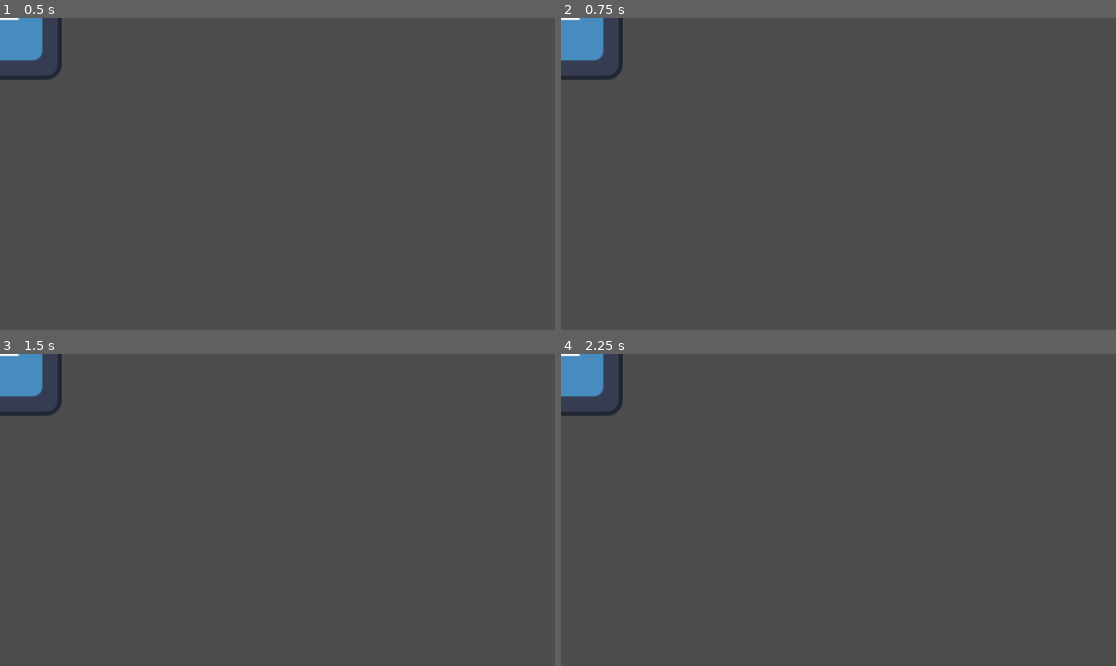
Above: before the commit, frames 1-4 (two rows, left to right).
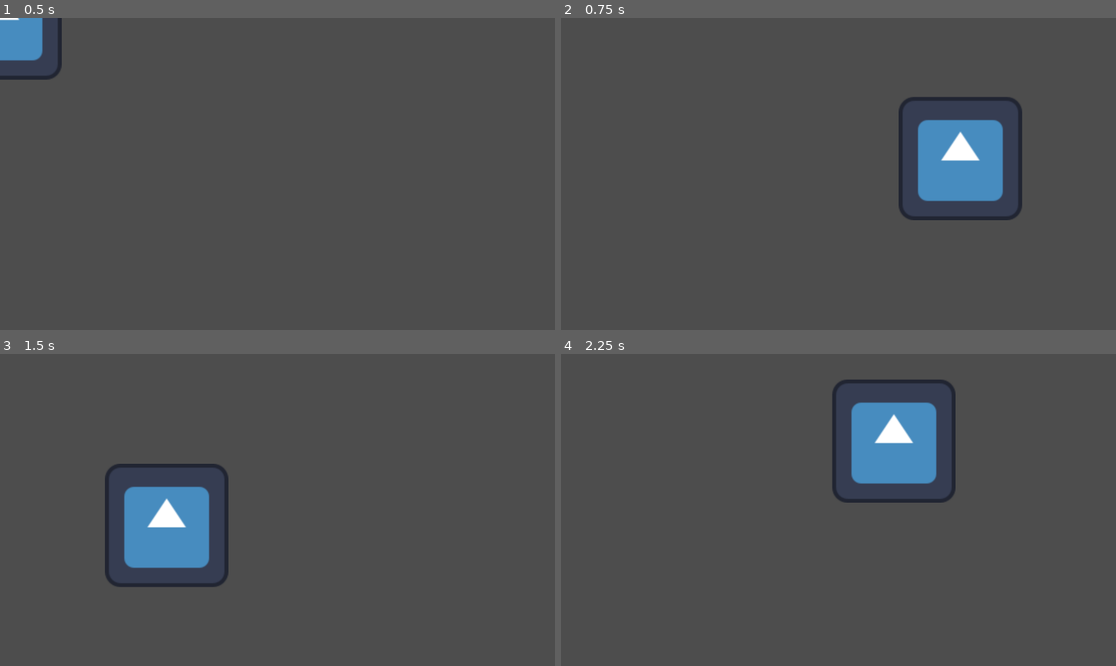
Above: after the commit, the same moments.

Repository: ElectricMolasses/PSGameJam
Game: Godot game, scene res://Weapons/PongWeapon/pong_weapon_test.tscn
Same seed, same stepped clock (60 frames per second), same inputs: the game is played once before the commit and once after it. This scene is started directly instead of the project's main scene. The engine's default icon, where the game draws it, is replaced by a stand-in: a white triangle on a blue panel in a dark square.
Inputs (mouse positions are in pixels of both pictures, inside the frame that each line leads up to):
- Up to frame 1 (0.5 s): no input
- Up to frame 2 (0.75 s): tap Enter at 0.5 s; move the mouse to (960, 158) at 0.52 s
- Up to frame 3 (1.5 s): tap Space at 1.25 s; move the mouse to (166, 525) at 1.27 s
- Up to frame 4 (2.25 s): tap Enter at 2 s; move the mouse to (894, 441) at 2.02 s

Frame 1 is identical in both runs. In frame 2, 6.6% of the frame differs, in the area x 0-84%, y 0-65%; in frame 3, 6.6%; in frame 4, 6.5%.

Commit message:
The book is now able to align with a chase node, currently just exists in its space.

Diff:
--- a/State/state.gd
+++ b/State/state.gd
@@ -1,5 +1,8 @@
 class_name State extends Node
 
+
+func new() -> State:
+	return self
 
 ##	State based input management. Accept all actions and handle the
 ##   allowable ones.
@@ -18,8 +21,8 @@
 func initialize() -> void:
 	pass
 
-func _process(delta: float) -> void:
+func run_process(delta: float) -> void:
 	pass
 
-func _physics_process(delta: float) -> void:
+func run_physics_process(delta: float) -> void:
 	pass
--- a/State/state_manager.gd
+++ b/State/state_manager.gd
@@ -4,5 +4,8 @@
 @export var states: Array[State] = [];
 
 
+func new() -> StateManager:
+	return self
+
 func _ready() -> void:
 	pass
--- a/Weapons/PongWeapon/State/Carried.gd
+++ /dev/null
@@ -1,30 +0,0 @@
-extends State
-
-const Charge = preload("res://Weapons/PongWeapon/State/Charge.gd")
-
-
-@export var weapon_rigid_body: RigidBody2D
-@export var chase_node: Node2D
-
-
-func handle_action(action: Action) -> State:
-	match action:
-		WeaponAction.CHARGE:
-			return Charge.new()
-	return self
-
-
-func enter() -> void:
-	weapon_rigid_body.gravity_scale = 0.0
-	weapon_rigid_body.collision_layer = 0
-	weapon_rigid_body.collision_mask = 0
-
-func exit() -> void:
-	pass
-
-func _process(delta: float) -> void:
-	# Propel the book towards the chase node every frame.
-	pass
-
-func _physics_process(_delta: float) -> void:
-	pass
--- /dev/null
+++ b/Weapons/PongWeapon/State/carried.gd
@@ -0,0 +1,39 @@
+extends State
+
+
+var weapon_rigid_body: RigidBody2D
+var chase_node: Node2D
+
+var charge_state: State
+
+
+func new():
+	self.weapon_rigid_body = weapon_rigid_body
+	self.chase_node = chase_node
+	return self
+
+func handle_action(action: Action) -> State:
+	match action:
+		WeaponAction.CHARGE:
+			return charge_state
+	return self
+
+func enter() -> void:
+	weapon_rigid_body.gravity_scale = 0.0
+	weapon_rigid_body.collision_layer = 0
+	weapon_rigid_body.collision_mask = 0
+
+func exit() -> void:
+	pass
+
+func run_process(delta: float) -> void:
+	# Propel the book towards the chase node every frame.
+	pass
+
+func run_physics_process(_delta: float) -> void:
+	print(weapon_rigid_body)
+	print(chase_node)
+	weapon_rigid_body.position = chase_node.position
+
+func set_chase_node(chase_node: Node2D) -> void:
+	self.chase_node = chase_node
--- a/Weapons/PongWeapon/State/Charge.gd
+++ b/Weapons/PongWeapon/State/charge.gd
@@ -30,9 +30,12 @@
 func exit() -> void:
 	pass
 
-func _process(delta: float) -> void:
+func run_process(delta: float) -> void:
 	current_charge += charge_speed * delta
 	clamp(current_charge, 0, charge_max)
 
-func _physics_process(_delta: float) -> void:
+func run_physics_process(_delta: float) -> void:
 	pass
+
+func set_chase_node(chase_node: Node2D) -> void:
+	self.chase_node = chase_node
--- /dev/null
+++ b/Weapons/PongWeapon/State/pong_weapon_state_machine.tscn
@@ -0,0 +1,14 @@
+[gd_scene load_steps=4 format=3 uid="uid://i1hpdyo7qidr"]
+
+[ext_resource type="Script" uid="uid://bun7j6xdg2pc7" path="res://Weapons/PongWeapon/State/state_manager.gd" id="1_cqo5s"]
+[ext_resource type="Script" uid="uid://bfsp1nbm2iwfp" path="res://Weapons/PongWeapon/State/carried.gd" id="2_dn7fv"]
+[ext_resource type="Script" uid="uid://dg6id73stkebv" path="res://Weapons/PongWeapon/State/charge.gd" id="3_dn7fv"]
+
+[node name="PongWeaponStateMachine" type="Node"]
+script = ExtResource("1_cqo5s")
+
+[node name="Carried" type="Node" parent="."]
+script = ExtResource("2_dn7fv")
+
+[node name="Charge" type="Node" parent="."]
+script = ExtResource("3_dn7fv")
--- /dev/null
+++ b/Weapons/PongWeapon/State/state_manager.gd
@@ -0,0 +1,31 @@
+extends StateManager
+
+@export var weapon_rigid_body: RigidBody2D
+
+var chase_node: Node2D
+
+var carried_state: State
+var charge_state: State
+
+var current_state: State
+
+func _ready() -> void:
+	carried_state = $Carried
+	charge_state = $Charge
+
+	carried_state.weapon_rigid_body = weapon_rigid_body
+
+	current_state = carried_state
+
+func _process(delta: float) -> void:
+	current_state.run_process(delta)
+
+func _physics_process(delta: float) -> void:
+	current_state.run_physics_process(delta)
+
+func set_chase_node(chase_node: Node2D) -> void:
+	print("AHHHH")
+	print(chase_node)
+	self.chase_node = chase_node
+	for state in self.get_children():
+		state.set_chase_node(chase_node)
--- a/Weapons/PongWeapon/pong_weapon.gd
+++ b/Weapons/PongWeapon/pong_weapon.gd
@@ -1,76 +1,29 @@
 class_name PongWeapon extends RigidBody2D
 
 @export_group("Weapon properties")
-@export_range(0.1, 5) var velocity_mul: float = 1.0;
-@export var weapon_width: int = 256.0;
+@export_range(0.1, 5) var velocity_mul: float = 1.0
+@export var weapon_width: int = 256
+@export var chase_node: Node2D
 
-enum WeaponState {
-	CARRIED,
-	CARRIED_CHARGING,
-	AIRBORNE_DANGER,
-	AIRBORNE_HARMLESS,
-	GROUNDED_STUCK,
-	GROUNDED_LOOSE,
-}
-
-var current_state = WeaponState.CARRIED;
-var current_process_func = self.process_carried;
-var current_physics_func = self.process_physics_carried;
-func change_state(state: WeaponState) -> void:
-	current_state = state;
-
-func _ready():
-	var body_collider = $WeaponCollider;
-	var sprite = $WeaponSprite;
-
-	var sprite_rect = sprite.get_rect();
-	var sprite_scale = weapon_width / sprite_rect.size[0];
-	sprite.scale = Vector2(sprite_scale, sprite_scale);
-
-	body_collider.shape = CircleShape2D.new();
-	body_collider.shape.radius = weapon_width / 2;
-
-	self.gravity_scale = 0.0;
+var state_machine: StateManager
 
 
-func _process(delta: float) -> void:
-	self.current_process_func.call(delta);
+func _ready() -> void:
+	state_machine = $StateMachine
+	state_machine.set_chase_node(chase_node)
 
-func _physics_process(delta: float) -> void:
-	self.current_physics_func.call(delta);
+	var body_collider = $WeaponCollider
+	var sprite = $WeaponSprite
 
-func process_carried(delta: float) -> void:
+	var sprite_rect = sprite.get_rect()
+	var sprite_scale = weapon_width / sprite_rect.size[0]
+	sprite.scale = Vector2(sprite_scale, sprite_scale)
+
+	body_collider.shape = CircleShape2D.new()
+	body_collider.shape.radius = weapon_width / 2.0
+
+	self.gravity_scale = 0.0
+
+
+func _process(_delta: float) -> void:
 	pass
-
-func process_carried_charging(delta: float) -> void:
-	pass
-
-func process_airborne_danger(delta: float) -> void:
-	pass
-
-func process_airborne_harmless(delta: float) -> void:
-	pass
-
-func process_grounded_stuck(delta: float) -> void:
-	pass
-
-func process_grounded_loose(delta: float) -> void:
-	pass
-
-func process_physics_carried(delta: float) -> void:
-	pass
-
-func process_physics_carried_charging(delta: float) -> void:
-	pass
-
-func process_physics_airborne_danger(delta: float) -> void:
-	pass
-
-func process_physics_airborne_harmless(delta: float) -> void:
-	pass
-
-func process_physics_grounded_stuck(delta: float) -> void:
-	pass
-
-func process_physics_grounded_loose(delta: float) -> void:
-	pass
--- a/Weapons/PongWeapon/pong_weapon.tscn
+++ b/Weapons/PongWeapon/pong_weapon.tscn
@@ -1,7 +1,8 @@
-[gd_scene load_steps=4 format=3 uid="uid://bfb2ggi0rsmgc"]
+[gd_scene load_steps=5 format=3 uid="uid://bfb2ggi0rsmgc"]
 
 [ext_resource type="Script" uid="uid://dawrh5wpvckes" path="res://Weapons/PongWeapon/pong_weapon.gd" id="1_uvu1x"]
 [ext_resource type="Texture2D" uid="uid://dc70jnbhj3sy7" path="res://icon.svg" id="2_kxxi3"]
+[ext_resource type="PackedScene" uid="uid://i1hpdyo7qidr" path="res://Weapons/PongWeapon/State/pong_weapon_state_machine.tscn" id="3_kxxi3"]
 
 [sub_resource type="CircleShape2D" id="CircleShape2D_71kk5"]
 
@@ -13,3 +14,6 @@
 
 [node name="WeaponSprite" type="Sprite2D" parent="."]
 texture = ExtResource("2_kxxi3")
+
+[node name="StateMachine" parent="." node_paths=PackedStringArray("weapon_rigid_body") instance=ExtResource("3_kxxi3")]
+weapon_rigid_body = NodePath("..")
--- a/Weapons/PongWeapon/pong_weapon_test.tscn
+++ b/Weapons/PongWeapon/pong_weapon_test.tscn
@@ -1,7 +1,12 @@
-[gd_scene load_steps=2 format=3 uid="uid://cfrogia3yllwu"]
+[gd_scene load_steps=3 format=3 uid="uid://cfrogia3yllwu"]
 
 [ext_resource type="PackedScene" uid="uid://bfb2ggi0rsmgc" path="res://Weapons/PongWeapon/pong_weapon.tscn" id="1_re5ie"]
+[ext_resource type="Script" uid="uid://bxmp11p51ujxo" path="res://Weapons/chase_node_test.gd" id="2_e87fu"]
 
 [node name="PongWeaponTest" type="Node2D"]
 
-[node name="PongWeapon" parent="." instance=ExtResource("1_re5ie")]
+[node name="PongWeapon" parent="." node_paths=PackedStringArray("chase_node") instance=ExtResource("1_re5ie")]
+chase_node = NodePath("../ChaseNode")
+
+[node name="ChaseNode" type="Node2D" parent="."]
+script = ExtResource("2_e87fu")
--- /dev/null
+++ b/Weapons/chase_node_test.gd
@@ -0,0 +1,5 @@
+extends Node2D
+
+func _input(event):
+	if event is InputEventMouseMotion:
+		self.position = get_global_mouse_position()
Renamed: Weapons/PongWeapon/State/Airborne.gd -> Weapons/PongWeapon/State/airborne.gd
Renamed: Weapons/PongWeapon/State/Airborne.gd.uid -> Weapons/PongWeapon/State/airborne.gd.uid
Not shown, added: Weapons/PongWeapon/State/carried.gd.uid
Renamed: Weapons/PongWeapon/State/Charge.gd.uid -> Weapons/PongWeapon/State/charge.gd.uid
Not shown, added: Weapons/PongWeapon/State/state_manager.gd.uid
Not shown, added: Weapons/chase_node_test.gd.uid
